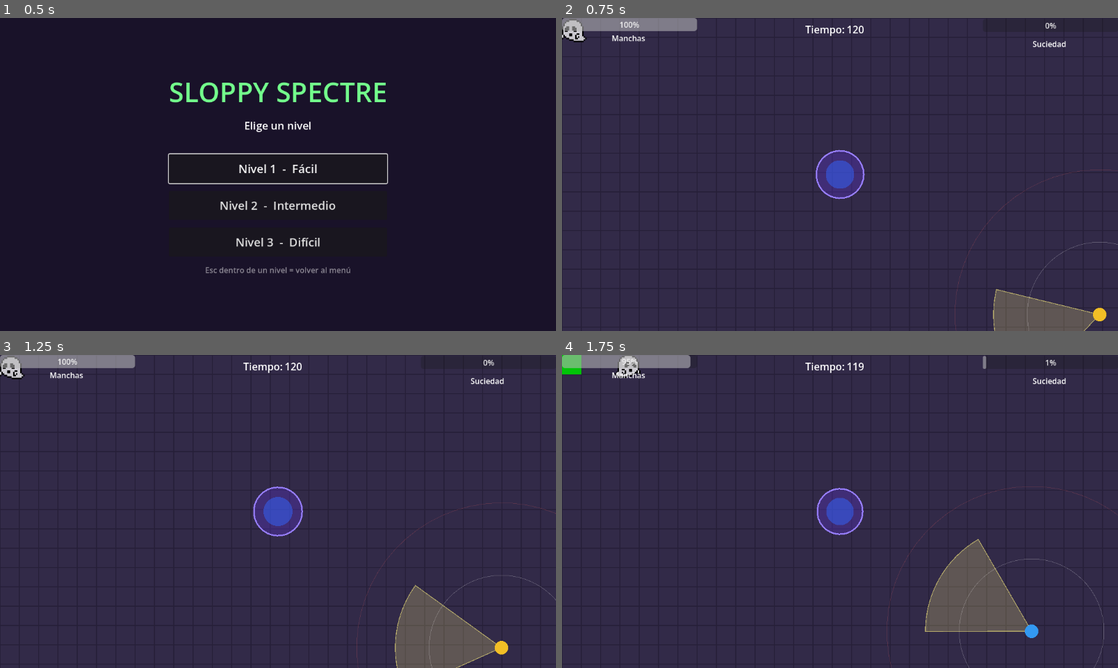
Above: before the commit, frames 1-4 (two rows, left to right).
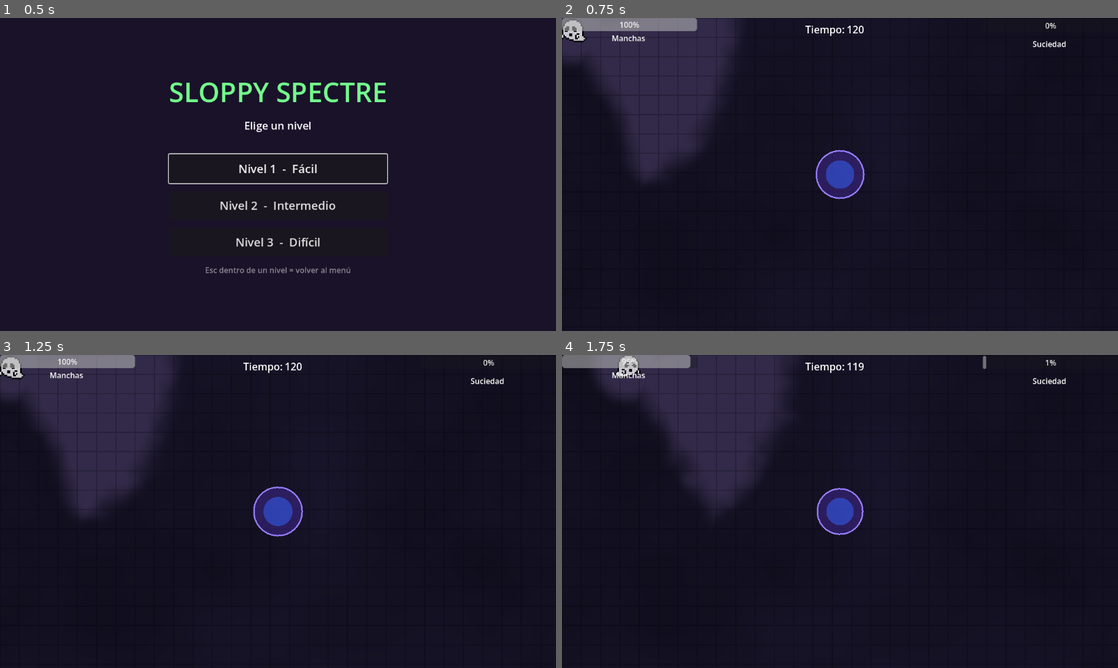
Above: after the commit, the same moments.

Repository: UNKMage/Sloppy-Spectre
Game: Godot game, scene res://menu_principal.tscn
The game is run twice, just before and just after one commit, with the same random seed, the same clock (stepped at 60 frames per second) and the same inputs.
Inputs (mouse positions are in pixels of both pictures, inside the frame that each line leads up to):
- Up to frame 1 (0.5 s): no input
- Up to frame 2 (0.75 s): click "Nivel 1 - Fácil" at 0.5 s
- Up to frame 3 (1.25 s): no input
- Up to frame 4 (1.75 s): tap Enter at 1.25 s; move the mouse to (962, 495) at 1.27 s; hold D (right) from 1.28 s (still down); hold Space (ensuciar) from 1.28 s (still down); click (962, 495) at 1.42 s

Frame 1 is identical in both runs. In frame 2, 88% of the frame differs, in the area x 0-100%, y 0-100%; in frame 3, 88%; in frame 4, 88%.

Commit message:
Cono de visión de Spooky con sombra de nube (apunta con el mouse)
Co-Authored-By: Claude Sonnet 5.5 <noreply@anthropic.com>

Diff:
--- a/area_2d.tscn
+++ b/area_2d.tscn
@@ -3,6 +3,8 @@
 [ext_resource type="Script" uid="uid://cr4tx2mt2xrsn" path="res://area_2d.gd" id="1_dl81w"]
 [ext_resource type="Texture2D" uid="uid://dvnx8oxt1uv8q" path="res://Ghost.png" id="1_gf172"]
 [ext_resource type="PackedScene" uid="uid://i25n4wq8tyql" path="res://mancha.tscn" id="2_5rgpn"]
+
+[ext_resource type="Script" path="res://vision_cono.gd" id="3_vision"]
 
 [sub_resource type="SpriteFrames" id="SpriteFrames_6b251"]
 animations = [{
@@ -31,3 +33,6 @@
 
 [node name="CollisionShape2D" type="CollisionShape2D" parent="." unique_id=1427092968]
 shape = SubResource("CapsuleShape2D_77xrk")
+
+[node name="Vision" type="Node2D" parent="."]
+script = ExtResource("3_vision")
--- a/limpiador.gd
+++ b/limpiador.gd
@@ -64,6 +64,7 @@
 
 #Espera dos fotogramas antes de pedir las rutas, en caso de latencia al sincronizar
 func _ready() -> void:
+	add_to_group("enemigos")  # la visión de Spooky busca a los enemigos por este grupo
 	await get_tree().physics_frame
 	await get_tree().physics_frame
 	_navegacion_lista = true
--- /dev/null
+++ b/prueba_vision.gd
@@ -0,0 +1,109 @@
+extends SceneTree
+## Pruebas headless del cono de visión.
+## Uso: godot --headless --path . -s prueba_vision.gd
+
+var _fallos := 0
+
+
+func _initialize() -> void:
+	_correr()
+
+
+func _comprobar(condicion: bool, texto: String) -> void:
+	print(("OK   " if condicion else "FALLA ") + texto)
+	if not condicion:
+		_fallos += 1
+
+
+func _cargar(ruta: String) -> Node:
+	var escena: Node = (load(ruta) as PackedScene).instantiate()
+	root.add_child(escena)
+	current_scene = escena
+	for i in 10:
+		await physics_frame
+	return escena
+
+
+func _descargar(escena: Node) -> void:
+	escena.queue_free()
+	await physics_frame
+	await physics_frame
+
+
+func _mover_mouse(pos: Vector2) -> void:
+	var ev := InputEventMouseMotion.new()
+	ev.position = pos
+	ev.global_position = pos
+	Input.parse_input_event(ev)
+	root.push_input(ev)
+	root.warp_mouse(pos)
+	for i in 6:
+		await physics_frame
+	print("   mouse: ", root.get_mouse_position(), " ghost: ", get_first_node_in_group("jugador").global_position)
+
+
+func _material(nodo: Node) -> ShaderMaterial:
+	return (nodo as CanvasItem).material as ShaderMaterial
+
+
+func _correr() -> void:
+	# --- nivel 3 ---
+	var n3 := await _cargar("res://nivel_3.tscn")
+	var ghost := n3.get_node("ghost") as Area2D
+	var vision := ghost.get_node("Vision") as VisionCono
+
+	var m_suelo := _material(n3.get_node("Suelo/CapaSuelo"))
+	var m_ecto := _material(n3.get_node("Suelo/CapaEctoplasma"))
+	_comprobar(m_suelo != null and m_suelo.get_shader_parameter("opacidad_fuera") == 1.0, "CapaSuelo con material de sombra")
+	_comprobar(m_ecto != null and m_ecto.get_shader_parameter("opacidad_fuera") == 0.0, "CapaEctoplasma con material de ocultar")
+
+	var enemigos := get_nodes_in_group("enemigos")
+	var todos_con_material := true
+	for e in enemigos:
+		if (e as CanvasItem).material == null:
+			todos_con_material = false
+	_comprobar(enemigos.size() == 3 and todos_con_material, "3 enemigos con material (hay %d)" % enemigos.size())
+
+	var sin_material := true
+	for p in get_nodes_in_group("paredes"):
+		if (p as CanvasItem).material != null:
+			sin_material = false
+	var portal := n3.get_node_or_null("Portal") as CanvasItem
+	_comprobar(sin_material, "paredes sin material")
+	_comprobar(portal != null and portal.material == null, "Portal sin material")
+	_comprobar(ghost.material == null, "ghost sin material")
+
+	ghost.global_position = Vector2(660, 324)
+	await _mover_mouse(Vector2(1000, 324))
+	_comprobar(absf(vision._distancias[VisionCono.RAYOS / 2] - 60.0) < 8.0,
+		"mouse a la derecha: rayo central ~60 (%.1f)" % vision._distancias[VisionCono.RAYOS / 2])
+
+	await _mover_mouse(Vector2(100, 324))
+	_comprobar(absf(absf(rad_to_deg(vision._angulo)) - 180.0) < 5.0, "mouse a la izquierda: ángulo ~180° (%.1f)" % rad_to_deg(vision._angulo))
+	_comprobar(absf(vision._distancias[VisionCono.RAYOS / 2] - 220.0) < 8.0,
+		"mouse a la izquierda: rayo central ~220 (%.1f)" % vision._distancias[VisionCono.RAYOS / 2])
+	for i in 90:
+		await physics_frame
+	await _descargar(n3)
+
+	# --- main sin paredes ---
+	var n1 := await _cargar("res://main.tscn")
+	var g1 := n1.get_node("ghost") as Area2D
+	var v1 := g1.get_node("Vision") as VisionCono
+	g1.global_position = Vector2(300, 400)
+	await _mover_mouse(Vector2(900, 400))
+	_comprobar(is_equal_approx(v1._distancias[VisionCono.RAYOS / 2], v1.alcance),
+		"main: rayo central = alcance (%.1f)" % v1._distancias[VisionCono.RAYOS / 2])
+	for i in 90:
+		await physics_frame
+	await _descargar(n1)
+
+	# --- nivel 2 ---
+	var n2 := await _cargar("res://nivel_2.tscn")
+	for i in 90:
+		await physics_frame
+	_comprobar(true, "nivel_2 corre 90 fotogramas (revisa la consola por errores)")
+	await _descargar(n2)
+
+	print("Fallos: ", _fallos)
+	quit(1 if _fallos > 0 else 0)
--- /dev/null
+++ b/vision_cono.gd
@@ -0,0 +1,108 @@
+class_name VisionCono
+extends Node2D
+## Cono de visión de Spooky: apunta al mouse y, fuera de él, el escenario queda
+## bajo una sombra tipo nube. Reparte un shader compartido a suelo, ectoplasma y enemigos.
+
+## Cuántos rayos se lanzan. DEBE coincidir con RAYOS de vision_cono.gdshader.
+const RAYOS := 32
+const SHADER := preload("res://vision_cono.gdshader")
+
+@export_group("Cono")
+## Apertura total del cono, en grados.
+@export_range(10.0, 180.0, 1.0) var angulo_cono_grados: float = 70.0
+## Alcance de la vista, en píxeles.
+@export var alcance: float = 380.0
+## Radio del círculo siempre visible bajo Spooky (0 = sin círculo).
+@export var radio_cercano: float = 90.0
+## Semiancho del cono junto a Spooky, en píxeles (0 = nace en una punta).
+@export var ancho_base: float = 60.0
+## Capas físicas que tapan la vista (por defecto la capa 3, "paredes").
+@export_flags_2d_physics var mascara_obstaculos: int = 4
+
+@export_group("Sombra")
+## Brillo fuera del cono. 0 = negro, 1 = sin sombra.
+@export_range(0.0, 1.0, 0.01) var brillo_sombra: float = 0.5
+## Cuánto varía la oscuridad dentro de la sombra.
+@export_range(0.0, 1.0, 0.01) var variacion_sombra: float = 0.25
+## Color con el que se tiñe la sombra.
+@export var tinte_sombra: Color = Color(0.82, 0.84, 1.0)
+## Ancho del degradado del borde, en píxeles.
+@export var suavizado_borde: float = 70.0
+
+@export_group("Nube")
+## Cuánto deforma el ruido el borde del cono, en píxeles.
+@export var irregularidad_px: float = 35.0
+## Tamaño de las "bolas" de nube, en píxeles.
+@export var tamano_nube_px: float = 90.0
+## Velocidad con que se desplaza la nube (0 = quieta).
+@export var velocidad_nube: float = 0.08
+
+var _material_suelo: ShaderMaterial
+var _material_ocultar: ShaderMaterial
+var _distancias := PackedFloat32Array()
+var _angulo: float = 0.0
+var _angulo_calculado: float = INF
+var _pos_calculada: Vector2 = Vector2.INF
+
+
+func _ready() -> void:
+	_distancias.resize(RAYOS + 1)
+	_distancias.fill(alcance)
+	_material_suelo = _crear_material(brillo_sombra, 1.0)
+	_material_ocultar = _crear_material(1.0, 0.0)
+	# Esperamos un fotograma para que el nivel esté completo.
+	await get_tree().physics_frame
+	_repartir_materiales(get_tree().current_scene)
+	for enemigo in get_tree().get_nodes_in_group("enemigos"):
+		(enemigo as CanvasItem).material = _material_ocultar
+
+
+func _crear_material(brillo_fuera: float, opacidad_fuera: float) -> ShaderMaterial:
+	var m := ShaderMaterial.new()
+	m.shader = SHADER
+	m.set_shader_parameter("brillo_fuera", brillo_fuera)
+	m.set_shader_parameter("opacidad_fuera", opacidad_fuera)
+	m.set_shader_parameter("suavizado_px", suavizado_borde)
+	m.set_shader_parameter("radio_cercano", radio_cercano)
+	m.set_shader_parameter("ancho_base", ancho_base)
+	m.set_shader_parameter("nube_irregularidad_px", irregularidad_px)
+	m.set_shader_parameter("nube_tamano_px", tamano_nube_px)
+	m.set_shader_parameter("nube_velocidad", velocidad_nube)
+	m.set_shader_parameter("variacion_sombra", variacion_sombra)
+	m.set_shader_parameter("tinte_sombra", tinte_sombra)
+	m.set_shader_parameter("media_apertura", deg_to_rad(angulo_cono_grados) * 0.5)
+	m.set_shader_parameter("distancias", _distancias)
+	return m
+
+
+func _repartir_materiales(nodo: Node) -> void:
+	if nodo is TileMapLayer:
+		var capa := nodo as TileMapLayer
+		capa.use_parent_material = false
+		capa.material = _material_ocultar if capa.name == &"CapaEctoplasma" else _material_suelo
+	for hijo in nodo.get_children():
+		_repartir_materiales(hijo)
+
+
+func _physics_process(_delta: float) -> void:
+	var hacia_mouse := get_global_mouse_position() - global_position
+	if hacia_mouse.length() > 4.0:
+		_angulo = hacia_mouse.angle()
+	if global_position == _pos_calculada and _angulo == _angulo_calculado:
+		return
+	_pos_calculada = global_position
+	_angulo_calculado = _angulo
+
+	var mitad := deg_to_rad(angulo_cono_grados) * 0.5
+	var espacio := get_world_2d().direct_space_state
+	for i in range(RAYOS + 1):
+		var ang := _angulo - mitad + (mitad * 2.0) * i / RAYOS
+		var destino := global_position + Vector2.from_angle(ang) * alcance
+		var consulta := PhysicsRayQueryParameters2D.create(global_position, destino, mascara_obstaculos)
+		var choque := espacio.intersect_ray(consulta)
+		_distancias[i] = global_position.distance_to(choque.position) if not choque.is_empty() else alcance
+
+	for m in [_material_suelo, _material_ocultar]:
+		m.set_shader_parameter("origen", global_position)
+		m.set_shader_parameter("angulo_centro", _angulo)
+		m.set_shader_parameter("distancias", _distancias)
--- /dev/null
+++ b/vision_cono.gdshader
@@ -0,0 +1,101 @@
+shader_type canvas_item;
+
+// Debe coincidir con RAYOS de vision_cono.gd (el arreglo tiene RAYOS + 1 elementos).
+const int RAYOS = 32;
+
+uniform vec2 origen = vec2(0.0);
+uniform float angulo_centro = 0.0;
+uniform float media_apertura = 0.61;
+uniform float distancias[33];
+uniform float suavizado_px = 70.0;
+uniform float radio_cercano = 40.0;
+uniform float ancho_base = 60.0;
+
+uniform float nube_irregularidad_px = 35.0;
+uniform float nube_tamano_px = 90.0;
+uniform float nube_velocidad = 0.08;
+uniform float variacion_sombra = 0.25;
+uniform vec3 tinte_sombra : source_color = vec3(0.82, 0.84, 1.0);
+
+// Fuera del cono: el color se multiplica por brillo_fuera y el alfa por opacidad_fuera.
+uniform float brillo_fuera = 0.5;
+uniform float opacidad_fuera = 1.0;
+
+varying vec2 mundo;
+
+void vertex() {
+	// Posición en coordenadas del mundo: el efecto no depende de la cámara ni del nodo.
+	mundo = (MODEL_MATRIX * vec4(VERTEX, 0.0, 1.0)).xy;
+}
+
+float hash(vec2 p) {
+	p = fract(p * vec2(123.34, 456.21));
+	p += dot(p, p + 45.32);
+	return fract(p.x * p.y);
+}
+
+float ruido(vec2 p) {
+	vec2 i = floor(p);
+	vec2 f = fract(p);
+	f = f * f * (3.0 - 2.0 * f);
+	float a = hash(i);
+	float b = hash(i + vec2(1.0, 0.0));
+	float c = hash(i + vec2(0.0, 1.0));
+	float d = hash(i + vec2(1.0, 1.0));
+	return mix(mix(a, b, f.x), mix(c, d, f.x), f.y);
+}
+
+// fBm de 3 octavas, normalizado a ~0..1.
+float nube(vec2 p) {
+	float suma = 0.0;
+	float amp = 0.5;
+	for (int k = 0; k < 3; k++) {
+		suma += ruido(p) * amp;
+		p *= 2.0;
+		amp *= 0.5;
+	}
+	return suma / 0.875;
+}
+
+float visibilidad(vec2 p) {
+	vec2 v = p - origen;
+	float r = length(v);
+
+	float cerca = 1.0 - smoothstep(radio_cercano * 0.5, radio_cercano, r);
+
+	float a = atan(v.y, v.x) - angulo_centro;
+	a = atan(sin(a), cos(a));
+
+	// Los lados del cono parten de un vértice desplazado hacia atrás, así el cono nace
+	// con ancho (ancho_base) en Spooky en vez de en una punta.
+	float retroceso = ancho_base / tan(media_apertura);
+	vec2 apice = origen - vec2(cos(angulo_centro), sin(angulo_centro)) * retroceso;
+	vec2 w = p - apice;
+	float a_lado = atan(w.y, w.x) - angulo_centro;
+	a_lado = atan(sin(a_lado), cos(a_lado));
+	float lateral = (media_apertura - abs(a_lado)) * length(w);
+
+	float t = clamp((a + media_apertura) / (2.0 * media_apertura), 0.0, 1.0) * float(RAYOS);
+	int i = min(int(floor(t)), RAYOS - 1);
+	float alcance = mix(distancias[i], distancias[i + 1], t - float(i));
+	float radial = alcance - r;
+
+	vec2 deriva = vec2(TIME * nube_velocidad * nube_tamano_px, TIME * nube_velocidad * 0.6 * nube_tamano_px);
+	float desplazamiento = (nube((p + deriva) / nube_tamano_px) - 0.5) * 2.0 * nube_irregularidad_px;
+	desplazamiento *= smoothstep(0.0, 200.0, r);
+
+	float en_cono = smoothstep(0.0, suavizado_px, min(lateral, radial) + desplazamiento);
+	return max(en_cono, cerca);
+}
+
+void fragment() {
+	float vis = visibilidad(mundo);
+	vec3 oscuro = vec3(brillo_fuera);
+	if (brillo_fuera < 0.999) {
+		float n = nube((mundo + vec2(TIME * nube_velocidad * nube_tamano_px * 0.5)) / (nube_tamano_px * 2.5));
+		float brillo = brillo_fuera * (1.0 + (n - 0.5) * 2.0 * variacion_sombra);
+		oscuro = brillo * tinte_sombra;
+	}
+	COLOR.rgb *= mix(oscuro, vec3(1.0), vis);
+	COLOR.a *= mix(opacidad_fuera, 1.0, vis);
+}
Not shown, added: prueba_vision.gd.uid
Not shown, added: vision_cono.gd.uid
Not shown, added: vision_cono.gdshader.uid
Not shown, changed: README.md
